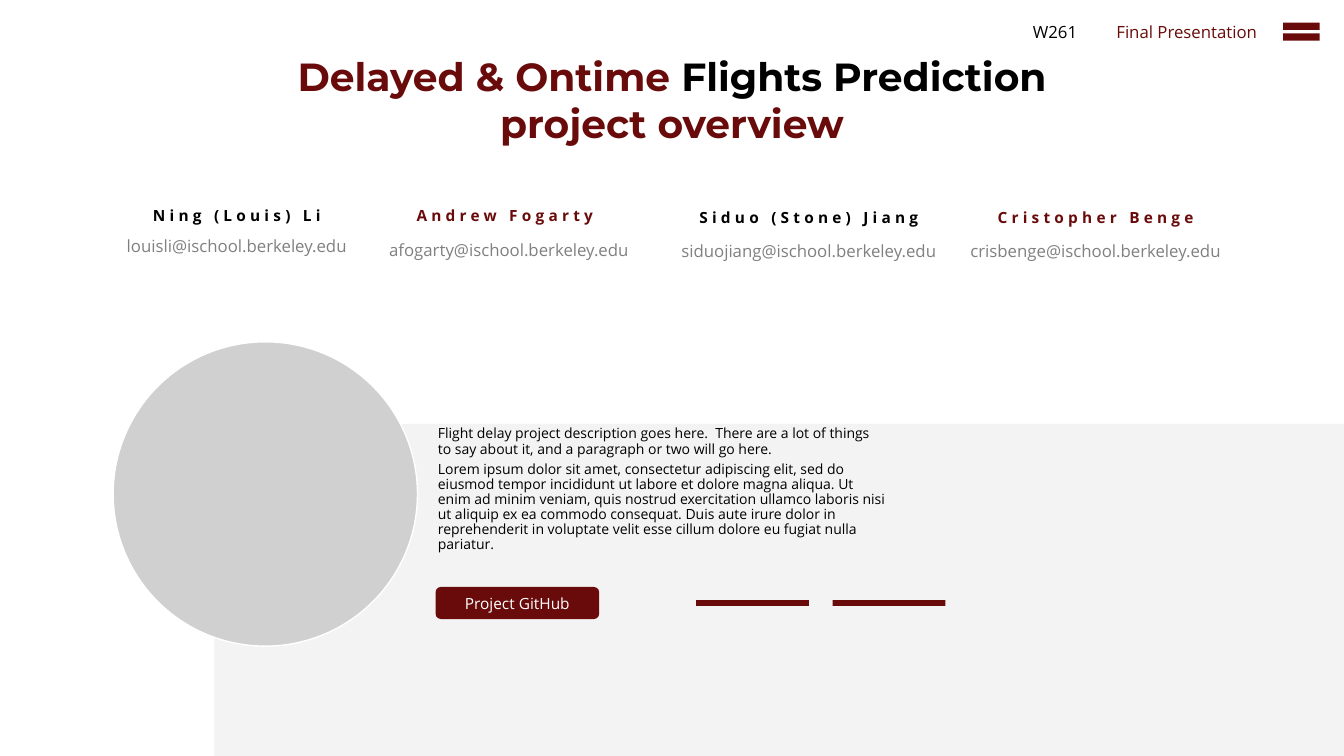
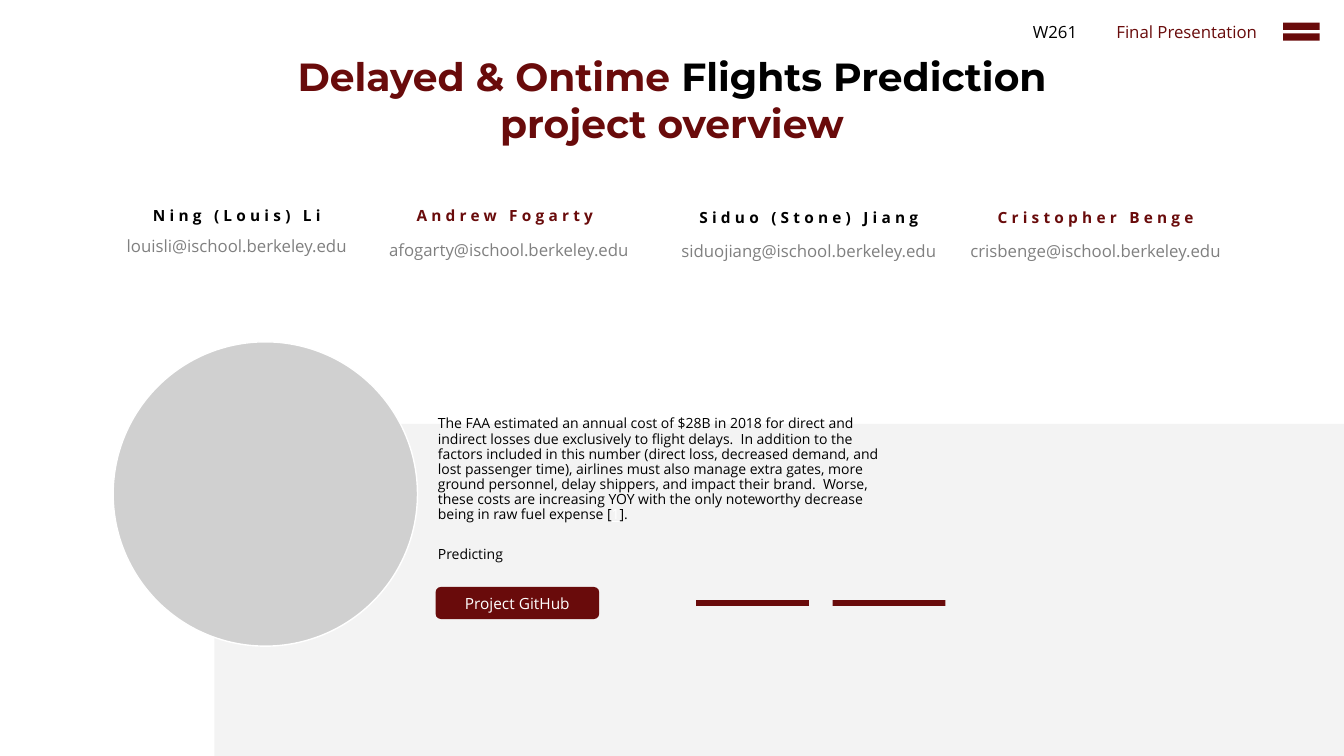
Before and after one commit to cbenge509/flightsontime, a slide deck: slide 3 of presentation/Delayed Flights Prediction - Final.pptx. Drawn at 1344x756 pixels with LibreOffice and Linux fonts; fonts in the diff are those of the drawing; grey boxes stand for pictures. Boxes give left, top, right and bottom in pixels: in the first picture for what was removed or moved away, otherwise in the second. Text is boxed around its words. In the diff, an @@ line names an element or a change of style, - is before the commit and + after.

Commit message:
updates to EDA

```diff
--- a/presentation/Delayed Flights Prediction - Final.pptx
+++ b/presentation/Delayed Flights Prediction - Final.pptx
@@ text at [438,417,878,563]: text changed @@
-Flight delay project description goes here. There are a lot of things to say about it, and a paragraph or two will go here.
-Lorem ipsum dolor sit amet, consectetur adipiscing elit, sed do eiusmod tempor incididunt ut labore et dolore magna aliqua. Ut enim ad minim veniam, quis nostrud exercitation ullamco laboris nisi ut aliquip ex ea commodo consequat. Duis aute irure dolor in reprehenderit in voluptate velit esse cillum dolore eu fugiat nulla pariatur.
+The FAA estimated an annual cost of $28B in 2018 for direct and indirect losses due exclusively to flight delays. In addition to the factors included in this number (direct loss, decreased demand, and lost passenger time), airlines must also manage extra gates, more ground personnel, delay shippers, and impact their brand. Worse, these costs are increasing YOY with the only noteworthy decrease being in raw fuel expense [1].
+Predicting
```
Also in this commit, not shown: 3 other slides changed, 5 slides added, 3 slides removed.
